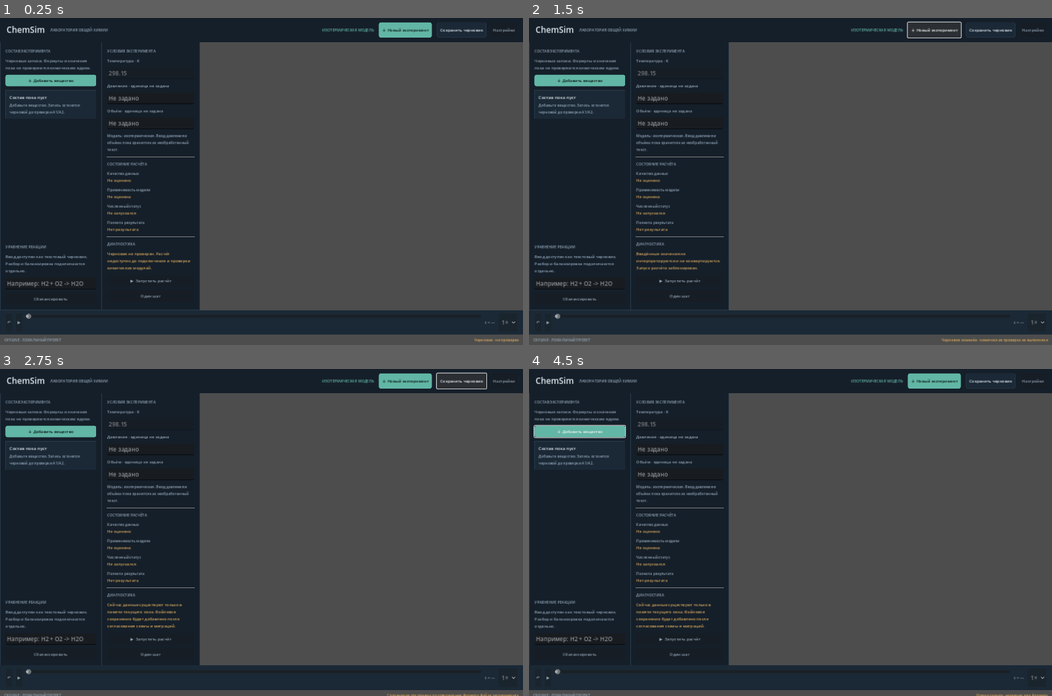
Above: before the commit, frames 1-4 (two rows, left to right).
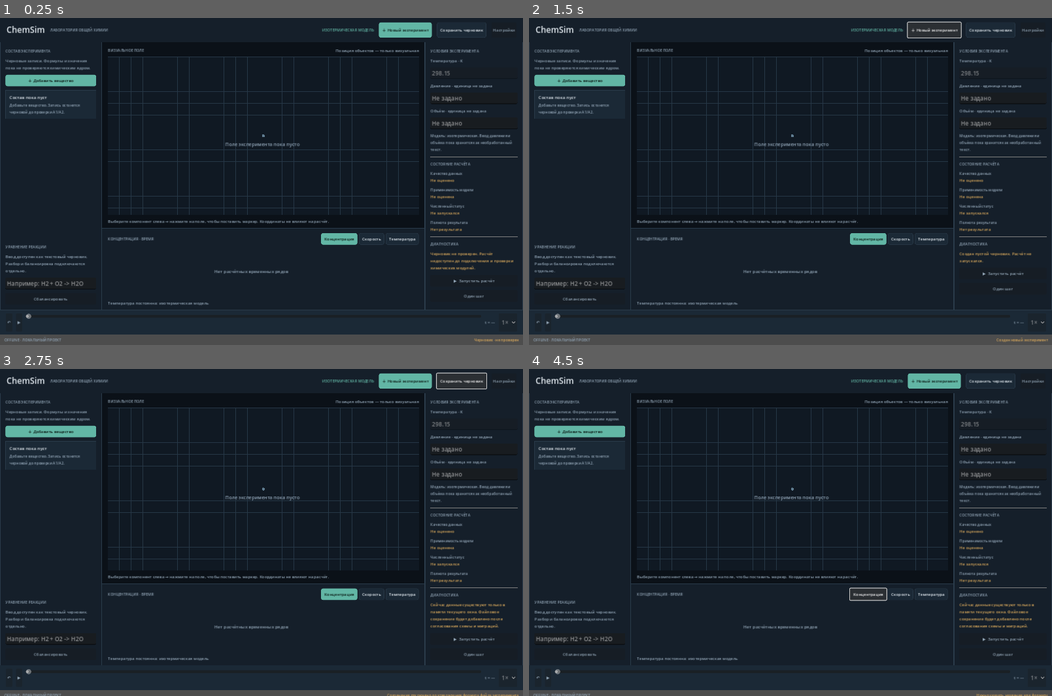
Above: after the commit, the same moments.

Repository: AndreyCokol/ChemSim
Game: Godot game, scene res://scenes/main.tscn
Same seed, same stepped clock (60 frames per second), same inputs: the game is played once before the commit and once after it.
Inputs (mouse positions are in pixels of both pictures, inside the frame that each line leads up to):
- Up to frame 1 (0.25 s): no input
- Up to frame 2 (1.5 s): click (581, 282) at 0.52 s; type "12" at 0.6 s; click "＋ Новый эксперимент" at 1.25 s
- Up to frame 3 (2.75 s): click "Сохранить черновик" at 2 s
- Up to frame 4 (4.5 s): click "＋ Добавить вещество" at 2.75 s; click "OK" at 3.5 s; click (868, 594) at 4.25 s, where only the run after the commit has a clickable "Концентрация"

The runs differ from the first frame. In frame 1, 52% of the frame differs, in the area x 19-100%, y 7-90%; in frame 2, 52%; in frame 3, 53%; in frame 4, 53%, in the area x 0-100%, y 7-91%.
Error before the commit: Invalid access to property or key 'marker_pressed' on a base object of type 'Control (ChemSimVisualField)'. (res://scripts/main.gd:140)

Commit message:
feat(ui): add presentation-only component markers

Diff:
--- a/scripts/visual_field.gd
+++ b/scripts/visual_field.gd
@@ -1,14 +1,55 @@
 extends Control
 class_name ChemSimVisualField
+
+signal field_pressed(normalized_position: Vector2)
+signal marker_pressed(component_id: int)
 
 const GRID_STEP := 32
 const BACKGROUND := Color("#101923")
 const GRID_COLOR := Color("#263746")
 const TEXT_COLOR := Color("#8FA3B5")
+const MARKER_COLOR := Color("#62B6A5")
+const SELECTED_COLOR := Color("#D8A85B")
+
+var markers: Array[Dictionary] = []
+var selected_marker_id: int = -1
+var dragging_marker_id: int = -1
 
 func _ready() -> void:
 	custom_minimum_size = Vector2(480, 320)
-	mouse_filter = Control.MOUSE_FILTER_IGNORE
+	mouse_filter = Control.MOUSE_FILTER_STOP
+	queue_redraw()
+
+func set_marker(component_id: int, label: String, normalized_position: Vector2) -> void:
+	for index in range(markers.size()):
+		if int(markers[index].id) == component_id:
+			markers[index].label = label
+			markers[index].position = _clamp_position(normalized_position)
+			queue_redraw()
+			return
+	markers.append({
+		"id": component_id,
+		"label": label,
+		"position": _clamp_position(normalized_position)
+	})
+	queue_redraw()
+
+func remove_marker(component_id: int) -> void:
+	for index in range(markers.size() - 1, -1, -1):
+		if int(markers[index].id) == component_id:
+			markers.remove_at(index)
+	if selected_marker_id == component_id:
+		selected_marker_id = -1
+	queue_redraw()
+
+func clear_markers() -> void:
+	markers.clear()
+	selected_marker_id = -1
+	dragging_marker_id = -1
+	queue_redraw()
+
+func _clamp_position(value: Vector2) -> Vector2:
+	return Vector2(clampf(value.x, 0.03, 0.97), clampf(value.y, 0.05, 0.95))
 
 func _draw() -> void:
 	draw_rect(Rect2(Vector2.ZERO, size), BACKGROUND, true)
@@ -20,6 +61,50 @@
 	while y <= size.y:
 		draw_line(Vector2(0, y), Vector2(size.x, y), GRID_COLOR, 1.0)
 		y += GRID_STEP
-	var center := size * 0.5
-	draw_circle(center, 4.0, Color("#607D91"))
-	draw_string(ThemeDB.fallback_font, center + Vector2(-100, 30), "Поле эксперимента пока пусто", HORIZONTAL_ALIGNMENT_LEFT, -1, 14, TEXT_COLOR)
+	if markers.is_empty():
+		var center := size * 0.5
+		draw_circle(center, 4.0, Color("#607D91"))
+		draw_string(ThemeDB.fallback_font, center + Vector2(-105, 28), "Поле эксперимента пока пусто", HORIZONTAL_ALIGNMENT_LEFT, -1, 13, TEXT_COLOR)
+		return
+	for marker in markers:
+		var position: Vector2 = Vector2(marker.position) * size
+		var component_id := int(marker.id)
+		var color := SELECTED_COLOR if component_id == selected_marker_id else MARKER_COLOR
+		draw_circle(position, 13.0, Color(color, 0.16))
+		draw_arc(position, 13.0, 0.0, TAU, 32, color, 2.0)
+		draw_circle(position, 4.0, color)
+		draw_string(ThemeDB.fallback_font, position + Vector2(18, 4), str(marker.label), HORIZONTAL_ALIGNMENT_LEFT, 180, 12, TEXT_COLOR)
+
+func _gui_input(event: InputEvent) -> void:
+	if event is InputEventMouseButton and event.button_index == MOUSE_BUTTON_LEFT:
+		if event.pressed:
+			var hit_id := _find_marker_at(event.position)
+			if hit_id >= 0:
+				selected_marker_id = hit_id
+				dragging_marker_id = hit_id
+				marker_pressed.emit(hit_id)
+				queue_redraw()
+			else:
+				field_pressed.emit(_to_normalized(event.position))
+		else:
+			dragging_marker_id = -1
+	elif event is InputEventMouseMotion and dragging_marker_id >= 0:
+		set_marker(dragging_marker_id, _marker_label(dragging_marker_id), _to_normalized(event.position))
+
+func _find_marker_at(point: Vector2) -> int:
+	for marker in markers:
+		var marker_position: Vector2 = Vector2(marker.position) * size
+		if marker_position.distance_to(point) <= 17.0:
+			return int(marker.id)
+	return -1
+
+func _marker_label(component_id: int) -> String:
+	for marker in markers:
+		if int(marker.id) == component_id:
+			return str(marker.label)
+	return "?"
+
+func _to_normalized(point: Vector2) -> Vector2:
+	if size.x <= 0.0 or size.y <= 0.0:
+		return Vector2(0.5, 0.5)
+	return _clamp_position(Vector2(point.x / size.x, point.y / size.y))
